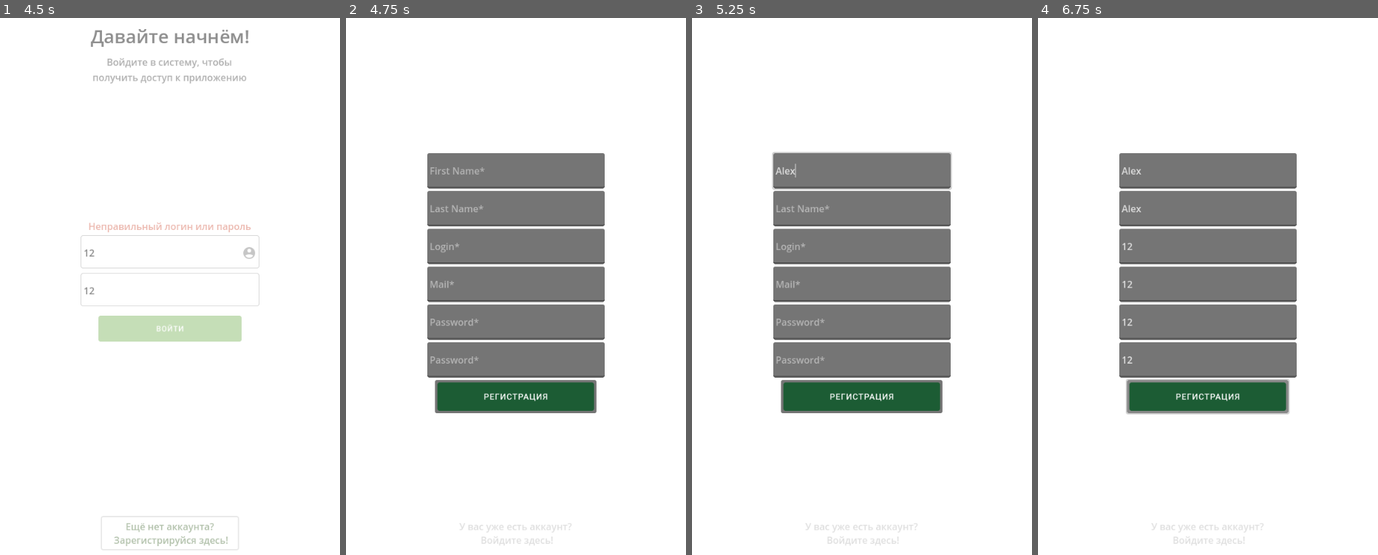
Above: before the commit, frames 1-4 (left to right).
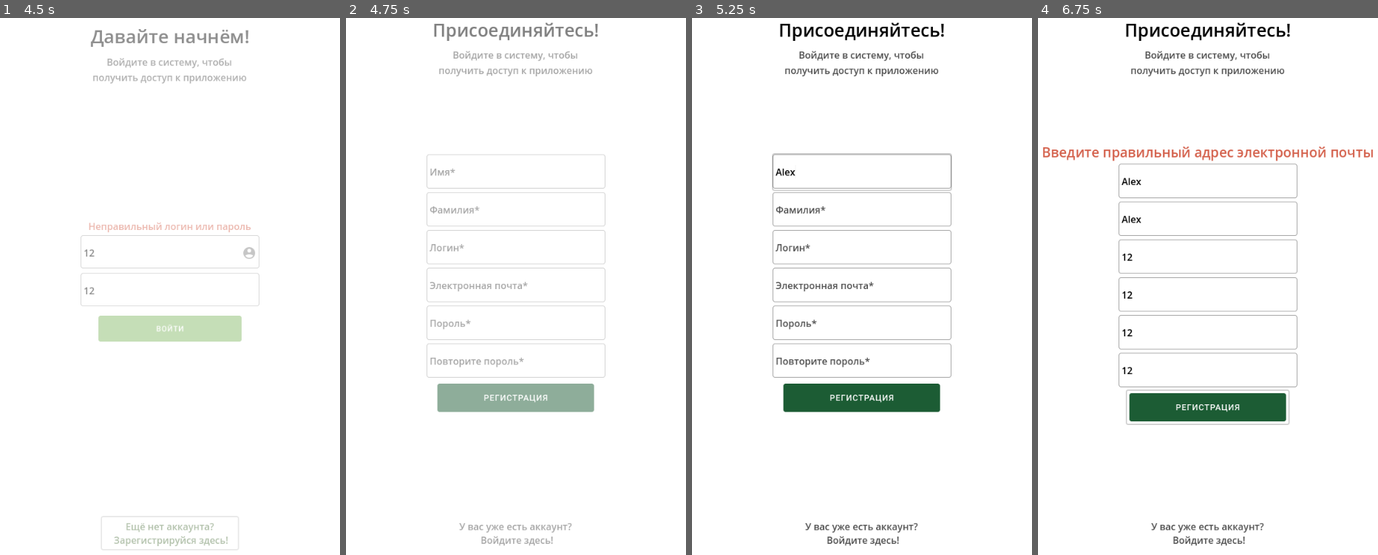
Above: after the commit, the same moments.

Repository: fretpool2/trashcan
Game: Godot game, scene res://scene/main/main.tscn
Same seed, same stepped clock (60 frames per second), same inputs: the game is played once before the commit and once after it.
Inputs (mouse positions are in pixels of both pictures, inside the frame that each line leads up to):
- Up to frame 1 (4.5 s): tap Enter at 0.5 s; tap Space at 1.25 s; click (170, 318) at 2 s; click (170, 243) at 2.77 s; type "12" at 2.85 s; click (170, 281) at 3 s; type "12" at 3.08 s; click (170, 318) at 3.5 s; click "Ещё нет аккаунта? Зарегистрир…" at 4.25 s
- Up to frame 2 (4.75 s): no input
- Up to frame 3 (5.25 s): click (862, 168) at 5.02 s; type "Alex" at 5.1 s
- Up to frame 4 (6.75 s): click (1208, 211) at 5.25 s; type "Alex" at 5.33 s; click (1208, 248) at 5.48 s; type "12" at 5.57 s; click (1208, 286) at 5.77 s; type "12" at 5.85 s; click (1208, 324) at 6 s; type "12" at 6.08 s; click (1208, 361) at 6.23 s; type "12" at 6.32 s; click (1208, 399) at 6.5 s

Frame 1 is identical in both runs. In frame 2, 25% of the frame differs, in the area x 23-77%, y 0-99%; in frame 3, 23%; in frame 4, 26%, in the area x 1-99%, y 0-99%.
Error before the commit: Invalid access to property or key 'text' on a base object of type 'null instance'. (res://script/main/registr.gd:20)

Commit message:
REGISTR
registr animation

Diff:
--- a/scene/main/registr.tscn
+++ b/scene/main/registr.tscn
@@ -1,7 +1,62 @@
-[gd_scene load_steps=3 format=3 uid="uid://dlc4ttb3bf168"]
+[gd_scene load_steps=8 format=3 uid="uid://dlc4ttb3bf168"]
 
 [ext_resource type="Script" path="res://script/main/registr.gd" id="1_cg27n"]
+[ext_resource type="Texture2D" uid="uid://xlv5ee136cka" path="res://picture/ramkavoda.png" id="2_befqc"]
 [ext_resource type="Texture2D" uid="uid://cwyqeytggma5b" path="res://picture/3dfbdac2-11d8-48c2-83b4-fcc37f53d4ca.png" id="2_rytnx"]
+
+[sub_resource type="Animation" id="Animation_63s5d"]
+resource_name = "Start"
+length = 0.2
+tracks/0/type = "value"
+tracks/0/imported = false
+tracks/0/enabled = true
+tracks/0/path = NodePath("MarginContainer:modulate")
+tracks/0/interp = 1
+tracks/0/loop_wrap = true
+tracks/0/keys = {
+"times": PackedFloat32Array(0, 0.2),
+"transitions": PackedFloat32Array(1, 1),
+"update": 0,
+"values": [Color(1, 1, 1, 0), Color(1, 1, 1, 1)]
+}
+
+[sub_resource type="Animation" id="Animation_ko733"]
+length = 0.001
+tracks/0/type = "value"
+tracks/0/imported = false
+tracks/0/enabled = true
+tracks/0/path = NodePath("MarginContainer:modulate")
+tracks/0/interp = 1
+tracks/0/loop_wrap = true
+tracks/0/keys = {
+"times": PackedFloat32Array(0),
+"transitions": PackedFloat32Array(1),
+"update": 0,
+"values": [Color(1, 1, 1, 0)]
+}
+
+[sub_resource type="Animation" id="Animation_t53nj"]
+resource_name = "next"
+length = 0.3
+tracks/0/type = "value"
+tracks/0/imported = false
+tracks/0/enabled = true
+tracks/0/path = NodePath("MarginContainer:modulate")
+tracks/0/interp = 1
+tracks/0/loop_wrap = true
+tracks/0/keys = {
+"times": PackedFloat32Array(0, 0.3),
+"transitions": PackedFloat32Array(1, 1),
+"update": 0,
+"values": [Color(1, 1, 1, 1), Color(1, 1, 1, 0)]
+}
+
+[sub_resource type="AnimationLibrary" id="AnimationLibrary_i157r"]
+_data = {
+"RESET": SubResource("Animation_ko733"),
+"Start": SubResource("Animation_63s5d"),
+"next": SubResource("Animation_t53nj")
+}
 
 [node name="Registr" type="Control"]
 layout_mode = 3
@@ -12,26 +67,8 @@
 grow_vertical = 2
 script = ExtResource("1_cg27n")
 
-[node name="Label" type="Label" parent="."]
-visible = false
-layout_mode = 2
-anchor_left = 0.5
-anchor_top = 0.5
-anchor_right = 0.5
-anchor_bottom = 0.5
-offset_left = -208.0
-offset_top = 620.0
-offset_right = 201.0
-offset_bottom = 652.0
-grow_horizontal = 2
-grow_vertical = 2
-theme_override_colors/font_color = Color(1, 0, 0, 1)
-theme_override_font_sizes/font_size = 23
-text = "Все поля должны быть заполнены!"
-horizontal_alignment = 2
-vertical_alignment = 1
-
 [node name="MarginContainer" type="MarginContainer" parent="."]
+modulate = Color(1, 1, 1, 0)
 layout_mode = 1
 anchors_preset = 15
 anchor_right = 1.0
@@ -53,6 +90,7 @@
 [node name="text join" type="Label" parent="MarginContainer/VBoxContainer/HBoxContainer"]
 layout_mode = 2
 size_flags_horizontal = 6
+theme_override_colors/font_color = Color(0, 0, 0, 1)
 theme_override_font_sizes/font_size = 30
 text = "Присоединяйтесь!"
 horizontal_alignment = 1
@@ -69,6 +107,7 @@
 [node name="text syst" type="Label" parent="MarginContainer/VBoxContainer/HBoxContainer2"]
 layout_mode = 2
 size_flags_horizontal = 3
+theme_override_colors/font_color = Color(0.294118, 0.294118, 0.294118, 1)
 text = "Войдите в систему, чтобы получить доступ к приложению
 "
 horizontal_alignment = 1
@@ -82,6 +121,28 @@
 layout_mode = 2
 size_flags_vertical = 4
 
+[node name="HBoxContainer" type="HBoxContainer" parent="MarginContainer/VBoxContainer2"]
+layout_mode = 2
+
+[node name="Control3" type="Control" parent="MarginContainer/VBoxContainer2/HBoxContainer"]
+layout_mode = 2
+size_flags_horizontal = 3
+size_flags_vertical = 4
+
+[node name="check_pole" type="Label" parent="MarginContainer/VBoxContainer2/HBoxContainer"]
+visible = false
+layout_mode = 2
+theme_override_colors/font_color = Color(0.831373, 0.376471, 0.294118, 1)
+theme_override_font_sizes/font_size = 23
+text = "Все поля должны быть заполнены!"
+horizontal_alignment = 2
+vertical_alignment = 1
+
+[node name="Control2" type="Control" parent="MarginContainer/VBoxContainer2/HBoxContainer"]
+layout_mode = 2
+size_flags_horizontal = 3
+size_flags_vertical = 4
+
 [node name="HBoxContainer3" type="HBoxContainer" parent="MarginContainer/VBoxContainer2"]
 layout_mode = 2
 size_flags_horizontal = 4
@@ -90,7 +151,17 @@
 [node name="FirstName" type="LineEdit" parent="MarginContainer/VBoxContainer2/HBoxContainer3"]
 custom_minimum_size = Vector2(300, 60)
 layout_mode = 2
-placeholder_text = "First Name*"
+theme_override_colors/font_color = Color(0, 0, 0, 1)
+theme_override_colors/font_selected_color = Color(0, 0, 0, 1)
+theme_override_colors/font_uneditable_color = Color(0, 0, 0, 1)
+theme_override_colors/font_placeholder_color = Color(0.294118, 0.294118, 0.294118, 1)
+placeholder_text = "Имя*"
+flat = true
+
+[node name="Sprite2D" type="Sprite2D" parent="MarginContainer/VBoxContainer2/HBoxContainer3"]
+position = Vector2(150, 29)
+scale = Vector2(0.967949, 1.03571)
+texture = ExtResource("2_befqc")
 
 [node name="HBoxContainer4" type="HBoxContainer" parent="MarginContainer/VBoxContainer2"]
 layout_mode = 2
@@ -99,7 +170,17 @@
 [node name="LastName" type="LineEdit" parent="MarginContainer/VBoxContainer2/HBoxContainer4"]
 custom_minimum_size = Vector2(300, 60)
 layout_mode = 2
-placeholder_text = "Last Name*"
+theme_override_colors/font_color = Color(0, 0, 0, 1)
+theme_override_colors/font_selected_color = Color(0, 0, 0, 1)
+theme_override_colors/font_uneditable_color = Color(0, 0, 0, 1)
+theme_override_colors/font_placeholder_color = Color(0.294118, 0.294118, 0.294118, 1)
+placeholder_text = "Фамилия*"
+flat = true
+
+[node name="Sprite2D" type="Sprite2D" parent="MarginContainer/VBoxContainer2/HBoxContainer4"]
+position = Vector2(150, 29)
+scale = Vector2(0.967949, 1.03571)
+texture = ExtResource("2_befqc")
 
 [node name="HBoxContainer5" type="HBoxContainer" parent="MarginContainer/VBoxContainer2"]
 layout_mode = 2
@@ -108,7 +189,17 @@
 [node name="Login" type="LineEdit" parent="MarginContainer/VBoxContainer2/HBoxContainer5"]
 custom_minimum_size = Vector2(300, 60)
 layout_mode = 2
-placeholder_text = "Login*"
+theme_override_colors/font_color = Color(0, 0, 0, 1)
+theme_override_colors/font_selected_color = Color(0, 0, 0, 1)
+theme_override_colors/font_uneditable_color = Color(0, 0, 0, 1)
+theme_override_colors/font_placeholder_color = Color(0.294118, 0.294118, 0.294118, 1)
+placeholder_text = "Логин*"
+flat = true
+
+[node name="Sprite2D" type="Sprite2D" parent="MarginContainer/VBoxContainer2/HBoxContainer5"]
+position = Vector2(150, 29)
+scale = Vector2(0.967949, 1.03571)
+texture = ExtResource("2_befqc")
 
 [node name="HBoxContainer6" type="HBoxContainer" parent="MarginContainer/VBoxContainer2"]
 layout_mode = 2
@@ -117,7 +208,18 @@
 [node name="mail" type="LineEdit" parent="MarginContainer/VBoxContainer2/HBoxContainer6"]
 custom_minimum_size = Vector2(300, 60)
 layout_mode = 2
-placeholder_text = "Mail*"
+theme_override_colors/font_color = Color(0, 0, 0, 1)
+theme_override_colors/font_selected_color = Color(0, 0, 0, 1)
+theme_override_colors/font_uneditable_color = Color(0, 0, 0, 1)
+theme_override_colors/font_placeholder_color = Color(0.294118, 0.294118, 0.294118, 1)
+placeholder_text = "Электронная почта*"
+virtual_keyboard_type = 5
+flat = true
+
+[node name="Sprite2D" type="Sprite2D" parent="MarginContainer/VBoxContainer2/HBoxContainer6"]
+position = Vector2(150, 29)
+scale = Vector2(0.967949, 1.03571)
+texture = ExtResource("2_befqc")
 
 [node name="HBoxContainer7" type="HBoxContainer" parent="MarginContainer/VBoxContainer2"]
 layout_mode = 2
@@ -126,7 +228,17 @@
 [node name="pass" type="LineEdit" parent="MarginContainer/VBoxContainer2/HBoxContainer7"]
 custom_minimum_size = Vector2(300, 60)
 layout_mode = 2
-placeholder_text = "Password*"
+theme_override_colors/font_color = Color(0, 0, 0, 1)
+theme_override_colors/font_selected_color = Color(0, 0, 0, 1)
+theme_override_colors/font_uneditable_color = Color(0, 0, 0, 1)
+theme_override_colors/font_placeholder_color = Color(0.294118, 0.294118, 0.294118, 1)
+placeholder_text = "Пороль*"
+flat = true
+
+[node name="Sprite2D" type="Sprite2D" parent="MarginContainer/VBoxContainer2/HBoxContainer7"]
+position = Vector2(150, 29)
+scale = Vector2(0.967949, 1.03571)
+texture = ExtResource("2_befqc")
 
 [node name="HBoxContainer8" type="HBoxContainer" parent="MarginContainer/VBoxContainer2"]
 layout_mode = 2
@@ -135,7 +247,17 @@
 [node name="pasw2" type="LineEdit" parent="MarginContainer/VBoxContainer2/HBoxContainer8"]
 custom_minimum_size = Vector2(300, 60)
 layout_mode = 2
-placeholder_text = "Password*"
+theme_override_colors/font_color = Color(0, 0, 0, 1)
+theme_override_colors/font_selected_color = Color(0, 0, 0, 1)
+theme_override_colors/font_uneditable_color = Color(0, 0, 0, 1)
+theme_override_colors/font_placeholder_color = Color(0.294118, 0.294118, 0.294118, 1)
+placeholder_text = "Повторите пороль*"
+flat = true
+
+[node name="Sprite2D" type="Sprite2D" parent="MarginContainer/VBoxContainer2/HBoxContainer8"]
+position = Vector2(150, 29)
+scale = Vector2(0.967949, 1.03571)
+texture = ExtResource("2_befqc")
 
 [node name="HBoxContainer9" type="HBoxContainer" parent="MarginContainer/VBoxContainer2"]
 layout_mode = 2
@@ -144,6 +266,7 @@
 [node name="Button" type="Button" parent="MarginContainer/VBoxContainer2/HBoxContainer9"]
 layout_mode = 2
 icon = ExtResource("2_rytnx")
+flat = true
 
 [node name="VBoxContainer3" type="VBoxContainer" parent="MarginContainer"]
 layout_mode = 2
@@ -158,6 +281,9 @@
 
 [node name="an acc" type="Button" parent="MarginContainer/VBoxContainer3/HBoxContainer"]
 layout_mode = 2
+theme_override_colors/font_color = Color(0.294118, 0.294118, 0.294118, 1)
+theme_override_colors/font_hover_color = Color(0.317647, 0.454902, 0.258824, 1)
+theme_override_colors/font_hover_pressed_color = Color(0.317647, 0.454902, 0.258824, 1)
 text = "У вас уже есть аккаунт?
  Войдите здесь!"
 flat = true
@@ -166,5 +292,20 @@
 layout_mode = 2
 size_flags_horizontal = 3
 
+[node name="AnimationPlayer" type="AnimationPlayer" parent="."]
+libraries = {
+"": SubResource("AnimationLibrary_i157r")
+}
+
+[node name="next" type="Timer" parent="."]
+wait_time = 0.3
+one_shot = true
+
+[node name="next2" type="Timer" parent="."]
+wait_time = 0.3
+one_shot = true
+
 [connection signal="pressed" from="MarginContainer/VBoxContainer2/HBoxContainer9/Button" to="." method="_on_button_pressed"]
 [connection signal="pressed" from="MarginContainer/VBoxContainer3/HBoxContainer/an acc" to="." method="_on_an_acc_pressed"]
+[connection signal="timeout" from="next" to="." method="_on_next_timeout"]
+[connection signal="timeout" from="next2" to="." method="_on_next_2_timeout"]
--- a/script/main/registr.gd
+++ b/script/main/registr.gd
@@ -1,13 +1,19 @@
 extends Control
 
-@onready var label = $MarginContainer/VBoxContainer/Label/Label
-@onready var login = $MarginContainer/VBoxContainer/Login/Login
-@onready var passw = $MarginContainer/VBoxContainer/Pass/pass
-@onready var pasw_2 = $MarginContainer/VBoxContainer/Pass2/pasw2
-@onready var first_name = $MarginContainer/VBoxContainer/Fnaim/FirstName
-@onready var last_name = $MarginContainer/VBoxContainer/LName/LastName
-@onready var gmail = $MarginContainer/VBoxContainer/mail/mail
+@onready var next = $next
+@onready var next_2 = $next2
+@onready var animation_player = $AnimationPlayer
+@onready var label = $MarginContainer/VBoxContainer2/HBoxContainer/check_pole
+@onready var login = $MarginContainer/VBoxContainer2/HBoxContainer5/Login
+@onready var passw = $MarginContainer/VBoxContainer2/HBoxContainer7/pass
+@onready var pasw_2 = $MarginContainer/VBoxContainer2/HBoxContainer8/pasw2
+@onready var first_name = $MarginContainer/VBoxContainer2/HBoxContainer3/FirstName
+@onready var last_name = $MarginContainer/VBoxContainer2/HBoxContainer4/LastName
+@onready var gmail = $MarginContainer/VBoxContainer2/HBoxContainer6/mail
 var reg = false
+
+func _ready():
+	animation_player.play("Start")
 
 # Добавьте функцию проверки на электронный адрес
 func isEmailValid(email: String) -> bool:
@@ -43,8 +49,18 @@
 		Accaunt.lastName = last_name.text
 		Accaunt.mail = gmail.text
 		Accaunt.save_acc_data()
-		get_tree().change_scene_to_file("res://scene/main/main.tscn")
+		next.start()
+		animation_player.play("next")
 
 
 func _on_an_acc_pressed():
+	next_2.start()
+	animation_player.play("next")
+
+
+func _on_next_timeout():
+	get_tree().change_scene_to_file("res://scene/main/main.tscn")
+
+
+func _on_next_2_timeout():
 	get_tree().change_scene_to_file("res://scene/main/auth.tscn")
